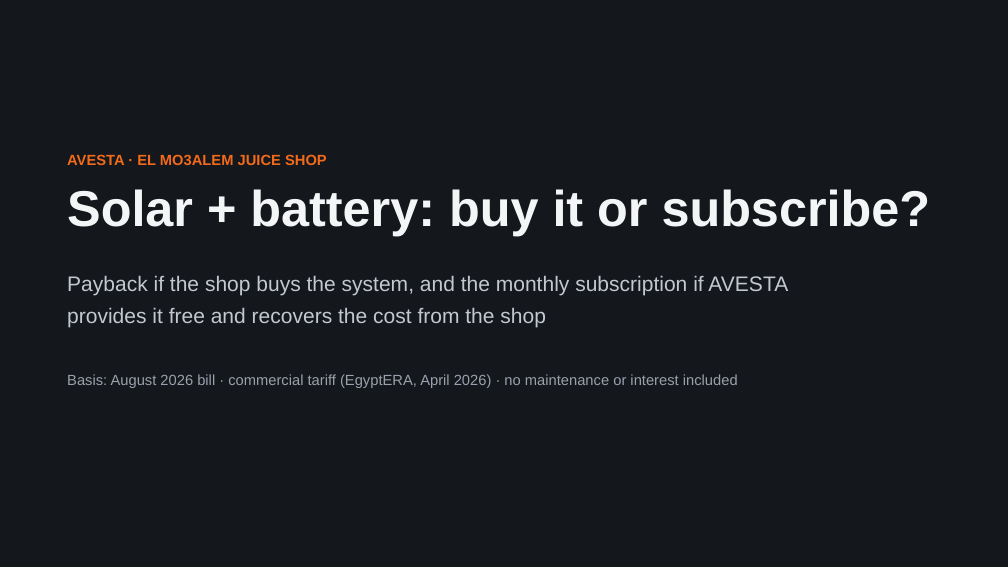
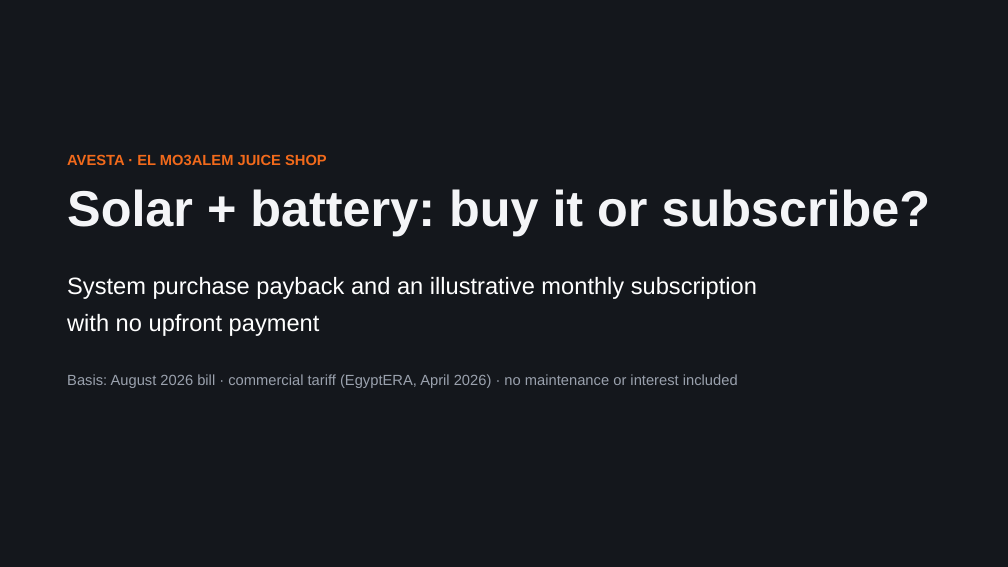
Before and after one commit to boodyelkady1998-sudo/avesta-bess-sizing-tool, a slide deck: slide 1 of El_Mo3alem_Juice_Shop_Solar_BESS.pptx. Drawn at 1008x567 pixels with LibreOffice and Linux fonts; fonts in the diff are those of the drawing. Boxes give left, top, right and bottom in pixels: in the first picture for what was removed or moved away, otherwise in the second. Text is boxed around its words. In the diff, an @@ line names an element or a change of style, - is before the commit and + after.

```diff
--- a/El_Mo3alem_Juice_Shop_Solar_BESS.pptx
+++ b/El_Mo3alem_Juice_Shop_Solar_BESS.pptx
@@ text at [67, 277, 757, 336]: text changed; size 20 to 22.5 pt; text colour #C3C8D0 to #FFFFFF @@
-Payback if the shop buys the system, and the monthly subscription if AVESTA provides it free and recovers the cost from the shop
+System purchase payback and an illustrative monthly subscription with no upfront payment
```
Also in this commit, not shown: 8 other slides changed, 1 slide removed.
